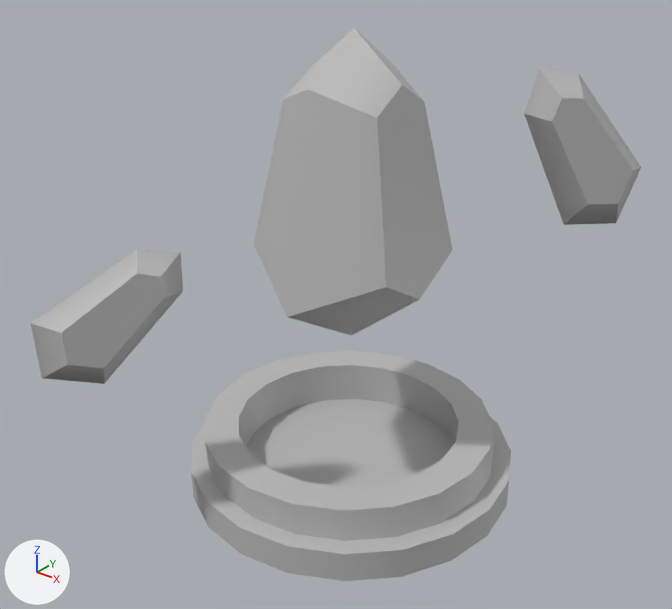
Two versions of the FBX model Assets/Models/Cristal_Liquido.fbx, one commit apart.
Camera for both pictures: a 50 mm lens placed at (0.01391, -0.01808, 0.01651), pointed at (0.00017, -0.0009, 0.00585). The lights are fixed; the arrows at lower left show +X, +Y and +Z. Where no turn or scale is listed for an object, it has been applied to the vertices.

Names of what the first picture shows: 'Plataforma', 'Prisma', 'Prisma_2', 'Prisma_3'.
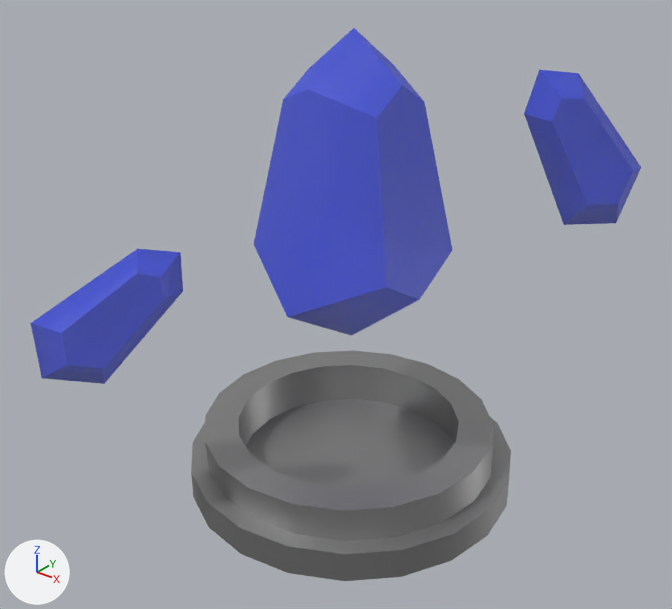
The newer file is also rescaled (x149.8), turned or shifted as a whole; pictures and numbers use the older file's frame.

The change in detail:
Material 'metal' (mat_metal) is new.
Its base color is (0.384, 0.384, 0.384) (grey #a7a7a7).
Its metallic is 0.924.
Material 'crystal' (mat_crystal) is new.
Its base color is (0.0236, 0.0591, 0.8) (blue #2a45e7).
Its alpha is 0.684.
me_mesh_003 has 18 vertices, 14 faces and spans x -0.00128..0.00123, y -0.00161..0.00146, z -0.00188..0.00254.
me_mesh_003 no longer uses material mat_lambert4 (grey #bcbcbc).
me_mesh_003 now uses material mat_crystal (blue #2a45e7).
me_mesh has 142 vertices, 160 faces and spans x -0.00467..0.00467, y -0.00467..0.00467, z -0.00087..0.0009.
me_mesh no longer uses material mat_lambert4 (grey #bcbcbc).
me_mesh now uses material mat_metal (grey #a7a7a7).
me_mesh_002 has 18 vertices, 14 faces and spans x -0.00106..0.0013, y -0.00127..0.00167, z -0.0016..0.00185.
me_mesh_002 no longer uses material mat_lambert4 (grey #bcbcbc).
me_mesh_002 now uses material mat_crystal (blue #2a45e7).
me_mesh_001 has 18 vertices, 14 faces and spans x -0.00218..0.00218, y -0.00263..0.00263, z -0.00352..0.00474.
me_mesh_001 no longer uses material mat_lambert4 (grey #bcbcbc).
me_mesh_001 now uses material mat_crystal (blue #2a45e7).

Pixel boxes (x1, y1, x2, y2) of what changed, in the pictures (672 x 609 px):
'Plataforma', recoloured
    both: (191, 350, 511, 581)
'Prisma', recoloured (grey to blue)
    both: (254, 28, 452, 335)
'Prisma_2', recoloured (grey to blue)
    both: (31, 249, 183, 384)
'Prisma_3', recoloured (grey to blue)
    both: (524, 70, 641, 225)
